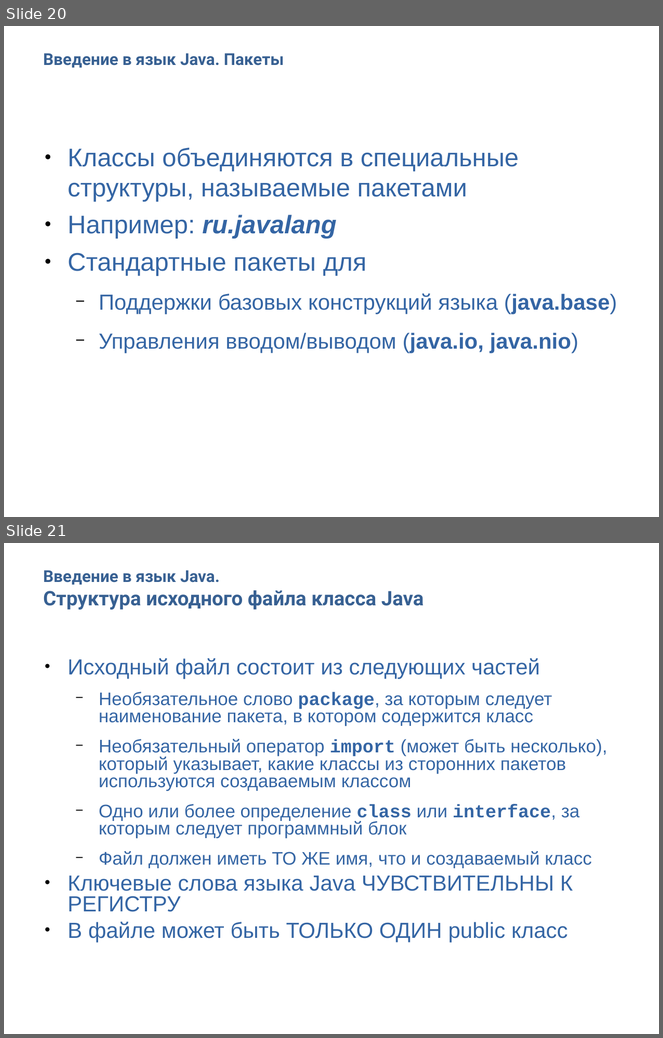
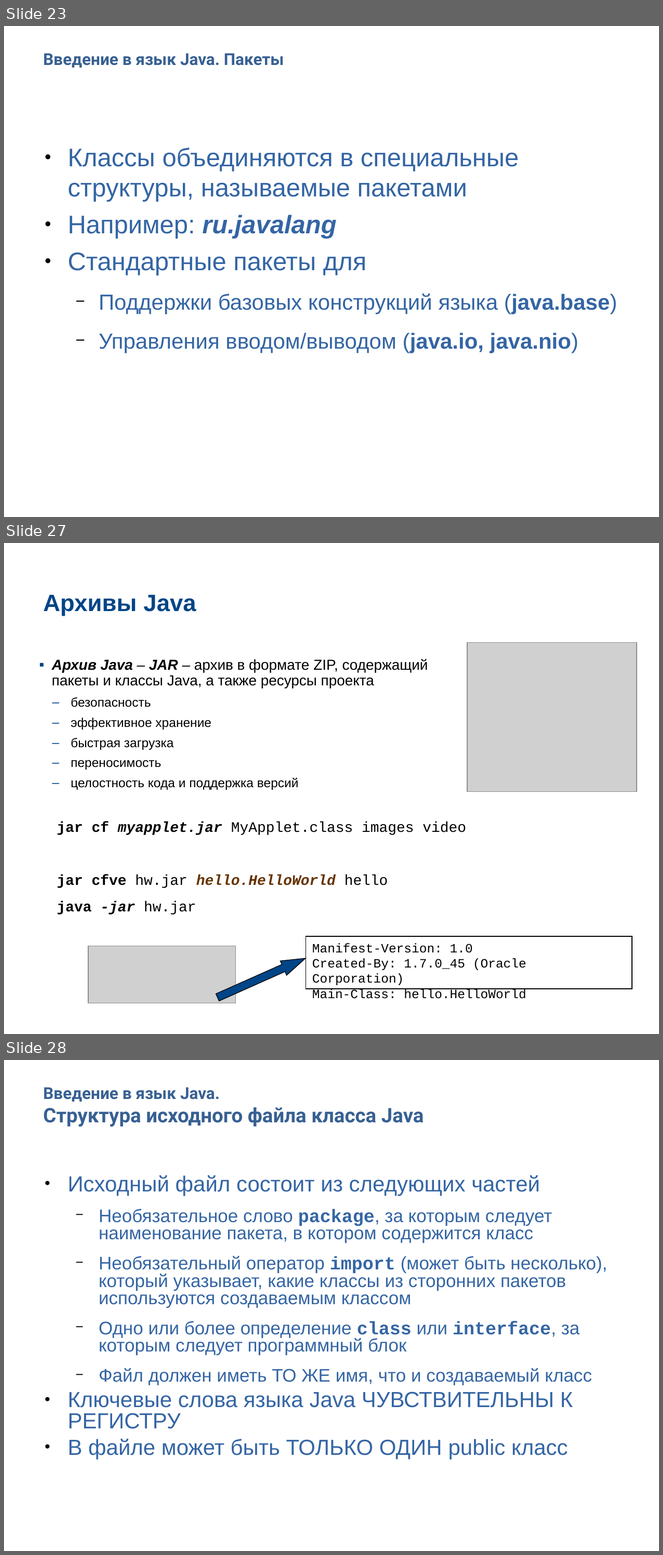
Before and after one commit to Vyacheslav2023/javase0111, a slide deck: presentation/JavaSE101Основы.pptx. Shown one above the other, each under a label of ours: slides 20 and 21 before the commit, slides 23, 27 and 28 after it; the slides between them are not shown. The pictures are 663x1038 and 663x1555 pixels, drawn with LibreOffice and Linux fonts; fonts in the diff are those of the drawing; grey boxes stand for pictures; background and template pictures are left out. Boxes give left, top, right and bottom in pixels: in the first picture for what was removed or moved away, otherwise in the second. Text is boxed around its words. In the diff, an @@ line names an element or a change of style, - is before the commit and + after.

```diff
--- a/presentation/JavaSE101Основы.pptx
+++ b/presentation/JavaSE101Основы.pptx
@@ slide 27 added at (4, 543, 659, 1034), background picture (left out) @@
@@ free added at (37, 563, 626, 644), 26 pt, text #004587, bold @@
+Архивы Java
@@ picture added at (467, 643, 637, 792) @@
@@ free added at (33, 654, 451, 805), 14 pt, text #000000 @@
+▪ Архив Java – JAR – архив в формате ZIP, содержащий пакеты и классы Java, а также ресурсы проекта
+  – безопасность
+  – эффективное хранение
+  – быстрая загрузка
+  – переносимость
+  – целостность кода и поддержка версий
@@ free added at (50, 815, 584, 918), 16 pt, text #000000, bold @@
+jar cf myapplet.jar MyApplet.class images video
+jar cfve hw.jar hello.HelloWorld hello
+java -jar hw.jar
@@ picture added at (89, 947, 236, 1004) @@
@@ freeform shape added at (306, 937, 632, 989), outline #000000 0.74 pt, 14 pt, text #000000 @@
+Manifest-Version: 1.0
+Created-By: 1.7.0_45 (Oracle Corporation)
+Main-Class: hello.HelloWorld
@@ freeform shape added at (215, 951, 309, 1005), fill #004587, outline #000000 0.74 pt @@
@@ what was slide 20 is now slide 23 @@
@@ what was slide 21 is now slide 28 @@
```
Also in this commit, not shown: 3 slides changed, 7 other slides added, 3 other files.
